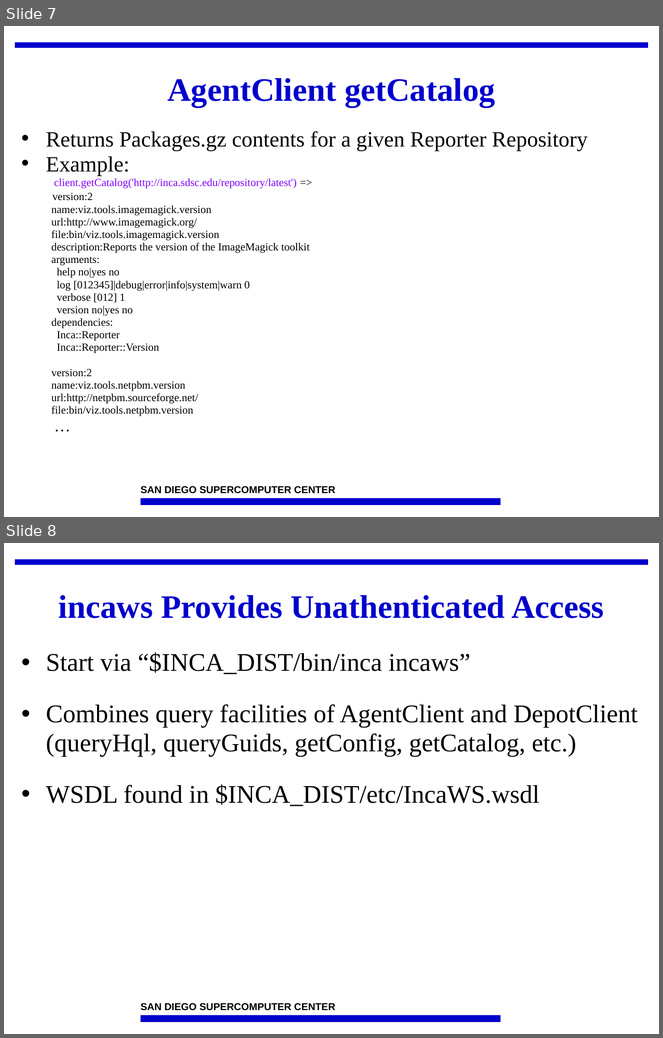
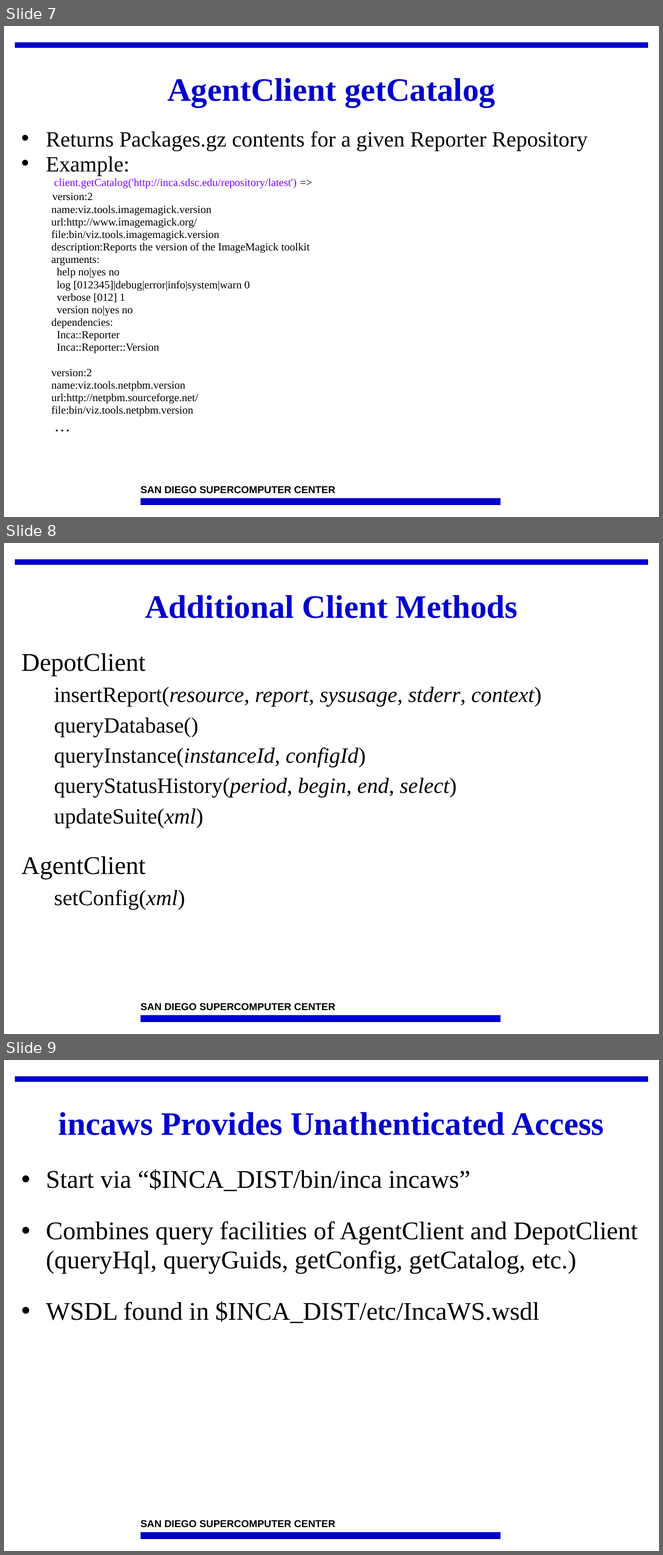
Before and after one commit to IncaProject/inca-xsede, a slide deck: talks/2008workshop/apis.ppt. Shown one above the other, each under a label of ours: slides 7 and 8 before the commit, slides 7, 8 and 9 after it. The pictures are 663x1038 and 663x1555 pixels, drawn with LibreOffice and Linux fonts; fonts in the diff are those of the drawing; background and template pictures are left out. Boxes give left, top, right and bottom in pixels: in the first picture for what was removed or moved away, otherwise in the second. Text is boxed around its words. In the diff, an @@ line names an element or a change of style, - is before the commit and + after.

Commit message:
Add "other methods" slide.

```diff
--- a/talks/2008workshop/apis.ppt
+++ b/talks/2008workshop/apis.ppt
@@ slide 8 added at (x1=4, y1=543, x2=659, y2=1034), background #FFFFFF; not listed: 3 template elements that a slide beside it also shows @@
@@ title added at (x1=145, y1=595, x2=518, y2=618), 36 pt, text #0000CC, bold @@
+Additional Client Methods
@@ text added at (x1=21, y1=653, x2=542, y2=910), 24 pt, text #000000 @@
+DepotClient
+  insertReport(resource, report, sysusage, stderr, context)
+  queryDatabase()
+  queryInstance(instanceId, configId)
+  queryStatusHistory(period, begin, end, select)
+  updateSuite(xml)
+AgentClient
+  setConfig(xml)
@@ what was slide 8 is now slide 9 @@
```
Also in this commit, not shown: 1 slide changed.
